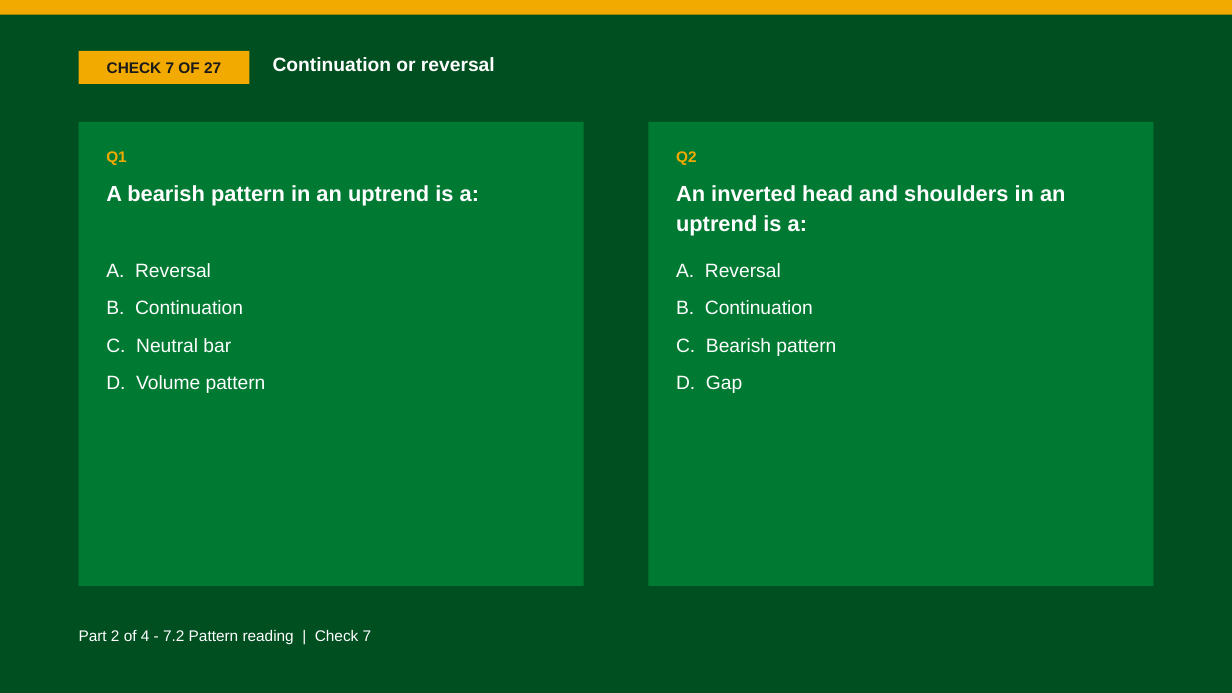
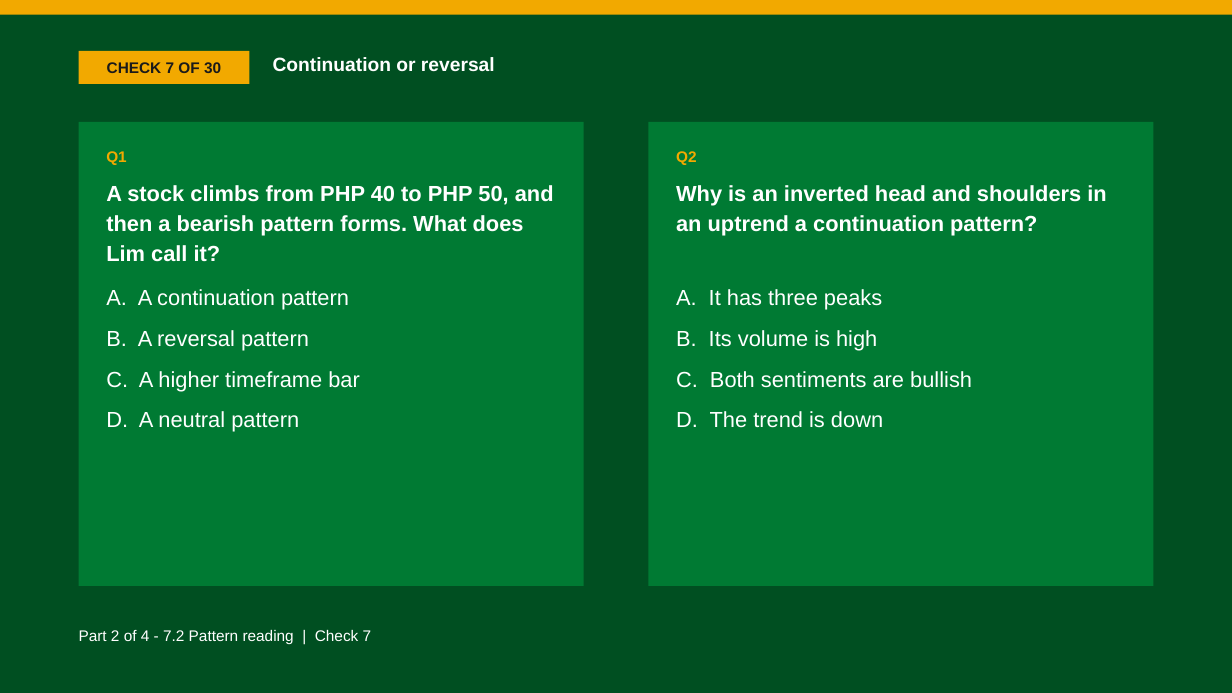
Before and after one commit to benjiesotelo-sudo/Telos_FIN1209, a slide deck: slide 36 of chapter-07/FIN1209-Chapter-07.pptx (slide 39 before the commit). Drawn at 1232x693 pixels with LibreOffice and Linux fonts; fonts in the diff are those of the drawing. Boxes give left, top, right and bottom in pixels: in the first picture for what was removed or moved away, otherwise in the second. Text is boxed around its words. In the diff, an @@ line names an element or a change of style, - is before the commit and + after.

```diff
--- a/chapter-07/FIN1209-Chapter-07.pptx
+++ b/chapter-07/FIN1209-Chapter-07.pptx
@@ text in rectangle at [107, 62, 221, 73]: text changed @@
-CHECK 7 OF 27
+CHECK 7 OF 30
@@ text at [106, 185, 554, 262]: text changed @@
-A bearish pattern in an uptrend is a:
+A stock climbs from PHP 40 to PHP 50, and then a bearish pattern forms. What does Lim call it?
@@ text at [676, 185, 1106, 236]: text changed @@
-An inverted head and shoulders in an uptrend is a:
+Why is an inverted head and shoulders in an uptrend a continuation pattern?
@@ text at [106, 289, 360, 432]: text changed; size 15 to 17 pt @@
-A. Reversal
-B. Continuation
-C. Neutral bar
-D. Volume pattern
+A. A continuation pattern
+B. A reversal pattern
+C. A higher timeframe bar
+D. A neutral pattern
@@ text at [676, 289, 972, 428]: text changed; size 15 to 17 pt @@
-A. Reversal
-B. Continuation
-C. Bearish pattern
-D. Gap
+A. It has three peaks
+B. Its volume is high
+C. Both sentiments are bullish
+D. The trend is down
```
Also in this commit, not shown: 106 other slides changed, 63 slides added, 64 slides removed, 6 other files.
